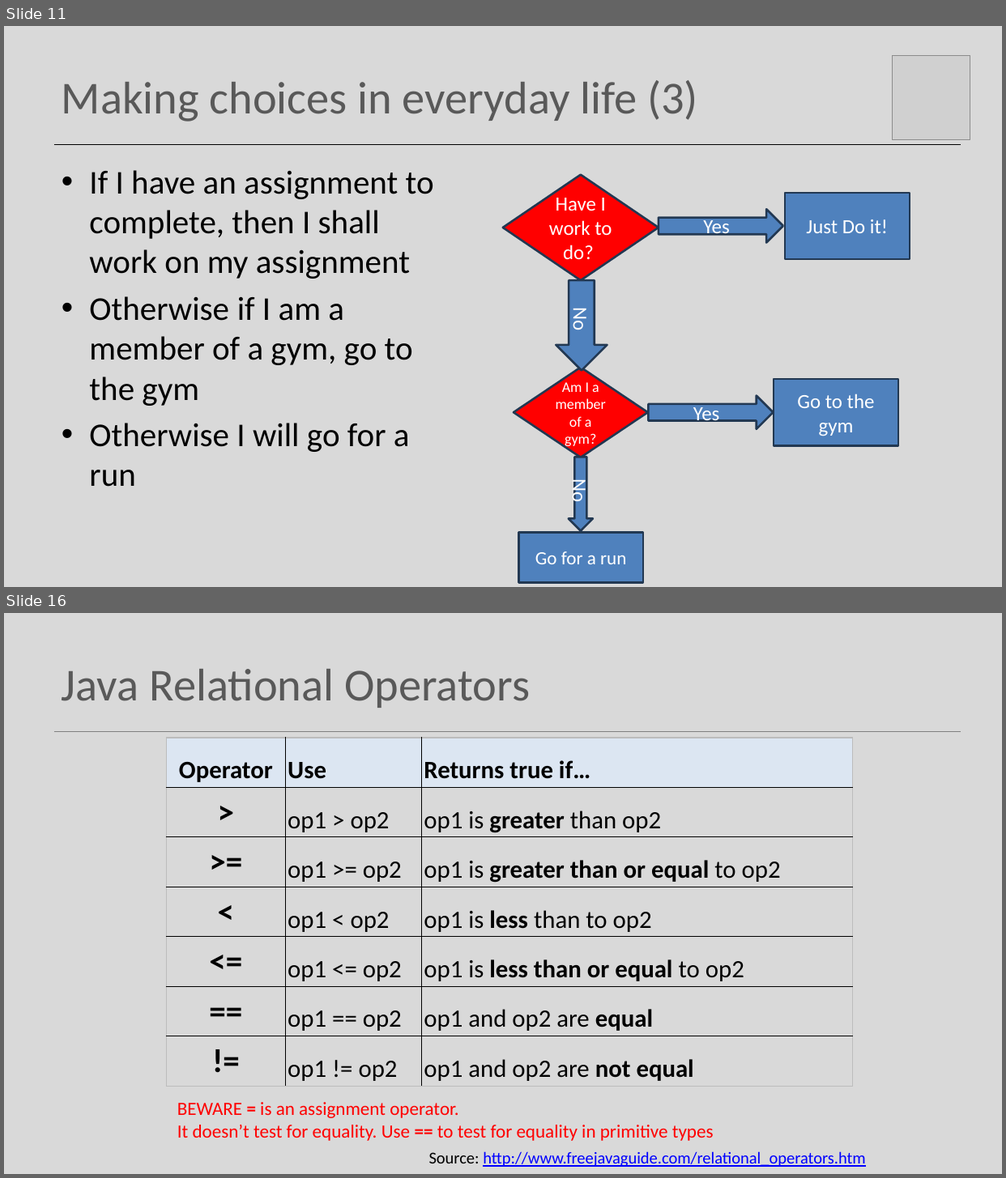
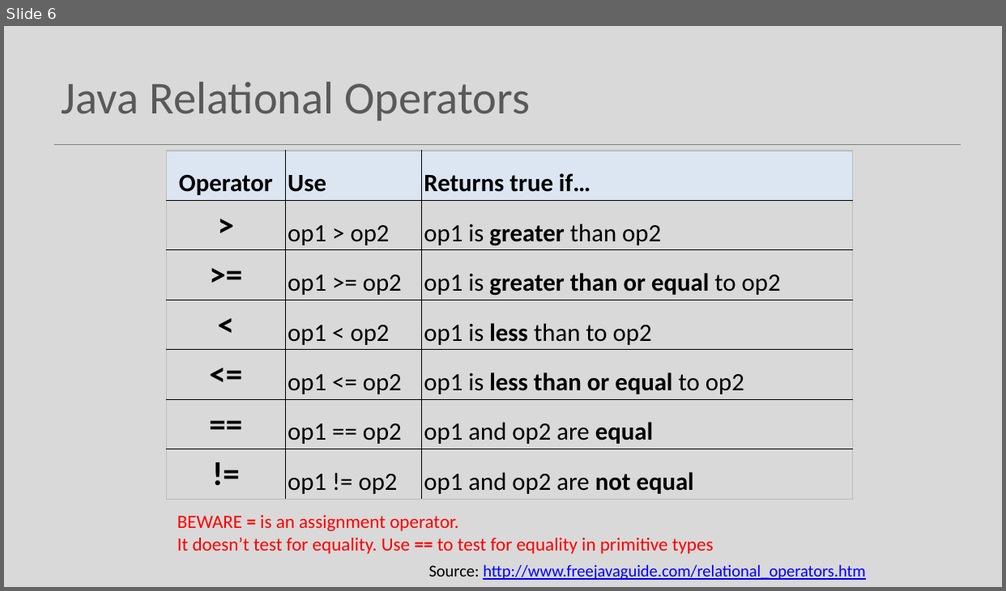
Before and after one commit to Programming-Fundamentals-SETU/prog-fund-1-sept-25, a slide deck: topic04-selection/unit-1/talk-3/c-boolean-cond.pptx. Shown one above the other, each under a label of ours: slides 11 and 16 before the commit, slide 6 after it; the slides between them are not shown. The pictures are 1006x1178 and 1006x591 pixels, drawn with LibreOffice and Linux fonts; fonts in the diff are those of the drawing; grey boxes stand for pictures. Boxes give left, top, right and bottom in pixels: in the first picture for what was removed or moved away, otherwise in the second. Text is boxed around its words. In the diff, an @@ line names an element or a change of style, - is before the commit and + after.

```diff
--- a/topic04-selection/unit-1/talk-3/c-boolean-cond.pptx
+++ b/topic04-selection/unit-1/talk-3/c-boolean-cond.pptx
@@ slide 11 removed at [4,26,1002,587], background #D9D9D9 @@
@@ picture removed at [892,56,970,139] @@
@@ title removed at [62,80,698,122] @@
-Making choices in everyday life (3)
@@ line removed from (54, 144) to (961, 144) @@
@@ text removed at [89,170,434,487] @@
-• If I have an assignment to complete, then I shall work on my assignment
-• Otherwise if I am a member of a gym, go to the gym
-• Otherwise I will go for a run
@@ group removed at [503,175,910,583]: 4 right arrows, 3 rectangles, 2 diamonds @@
-Have I work to do?
-Yes
-Just Do it!
-Am I a member of a gym?
-Yes
-Go to the gym
-No
-No
-Go for a run
@@ what was slide 16 is now slide 6 @@
```
Also in this commit, not shown: 2 slides changed, 11 slides added, 14 other slides removed, 4 other files.
